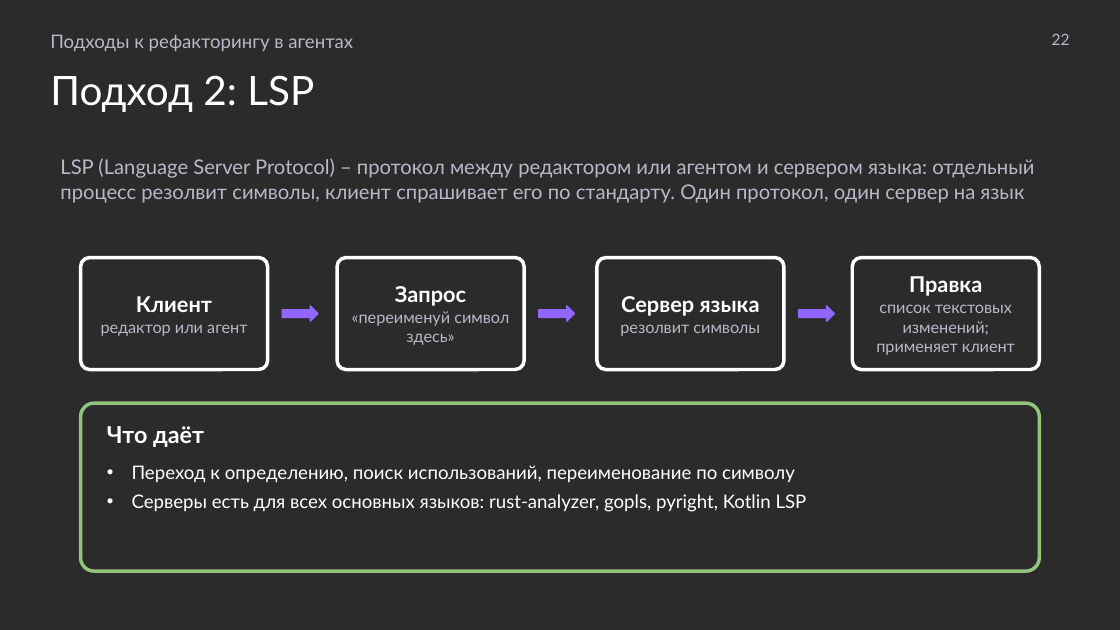
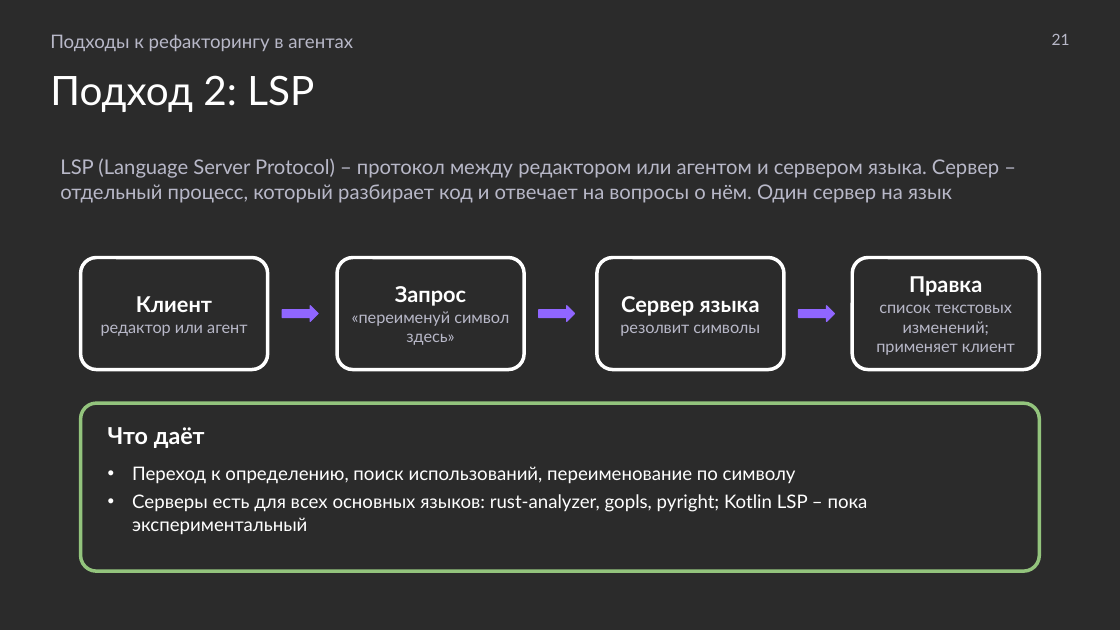
Before and after one commit to MchKosticyn/ide-refactoring-in-ai-agents, a slide deck: slide 21 of Доклад_ Рефакторинг в ИИ-агентах.pptx (slide 22 before the commit). Drawn at 1120x630 pixels with LibreOffice and Linux fonts; fonts in the diff are those of the drawing; background and template pictures are left out; a plain dark background stands for a picture behind light text. Boxes give left, top, right and bottom in pixels: in the first picture for what was removed or moved away, otherwise in the second. Text is boxed around its words. In the diff, an @@ line names an element or a change of style, - is before the commit and + after.

Commit message:
Uniform corner radius for cards and pictures; bias slides: full-width screenshots, captions trimmed; Veai slide moved before engine demo; LSP/engine pros-cons as lists; wording fixes; MCP IDEA facts

```diff
--- a/Доклад_ Рефакторинг в ИИ-агентах.pptx
+++ b/Доклад_ Рефакторинг в ИИ-агентах.pptx
@@ text at bbox=[1052, 34, 1070, 45]: text changed @@
-22
+21
@@ text at bbox=[60, 158, 999, 203]: text changed @@
-LSP (Language Server Protocol) – протокол между редактором или агентом и сервером языка: отдельный процесс резолвит символы, клиент спрашивает его по стандарту. Один протокол, один сервер на язык
+LSP (Language Server Protocol) – протокол между редактором или агентом и сервером языка. Сервер – отдельный процесс, который разбирает код и отвечает на вопросы о нём. Один сервер на язык
@@ proportions changed in 5 elements at bbox=[81, 258, 268, 370], bbox=[337, 258, 524, 370], bbox=[597, 258, 784, 370], bbox=[852, 258, 1039, 370], bbox=[81, 403, 1039, 571] @@
@@ text in rounded rectangle at bbox=[132, 494, 868, 535]: text changed @@
-• Серверы есть для всех основных языков: rust-analyzer, gopls, pyright, Kotlin LSP
+• Серверы есть для всех основных языков: rust-analyzer, gopls, pyright; Kotlin LSP – пока экспериментальный
```
Also in this commit, not shown: 32 other slides changed, 6 other files.
